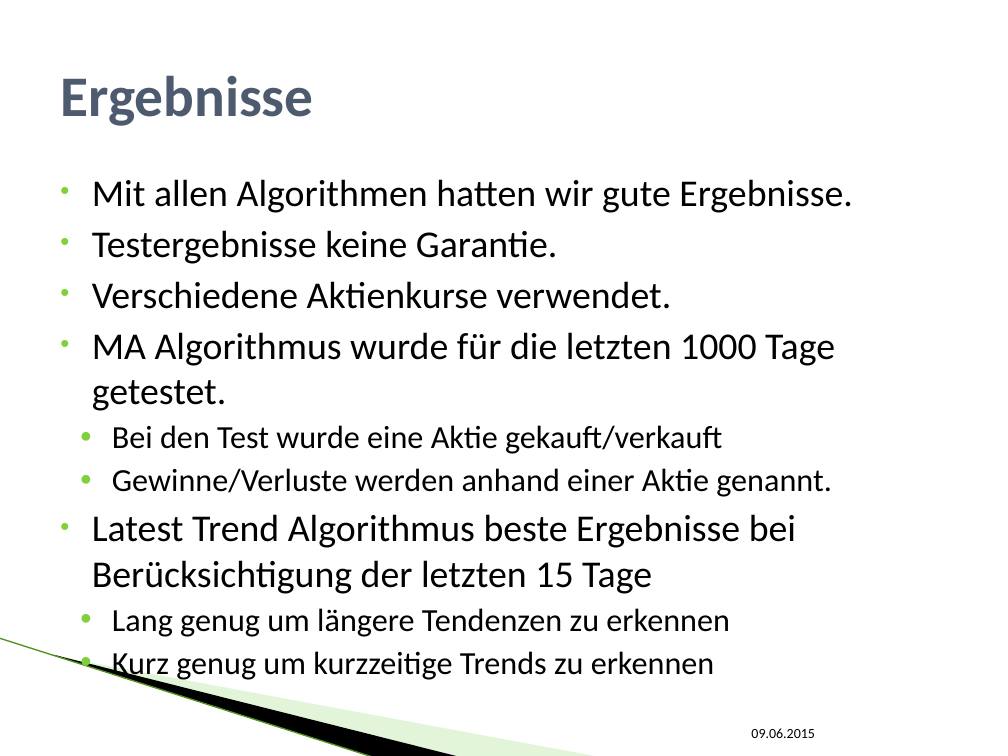
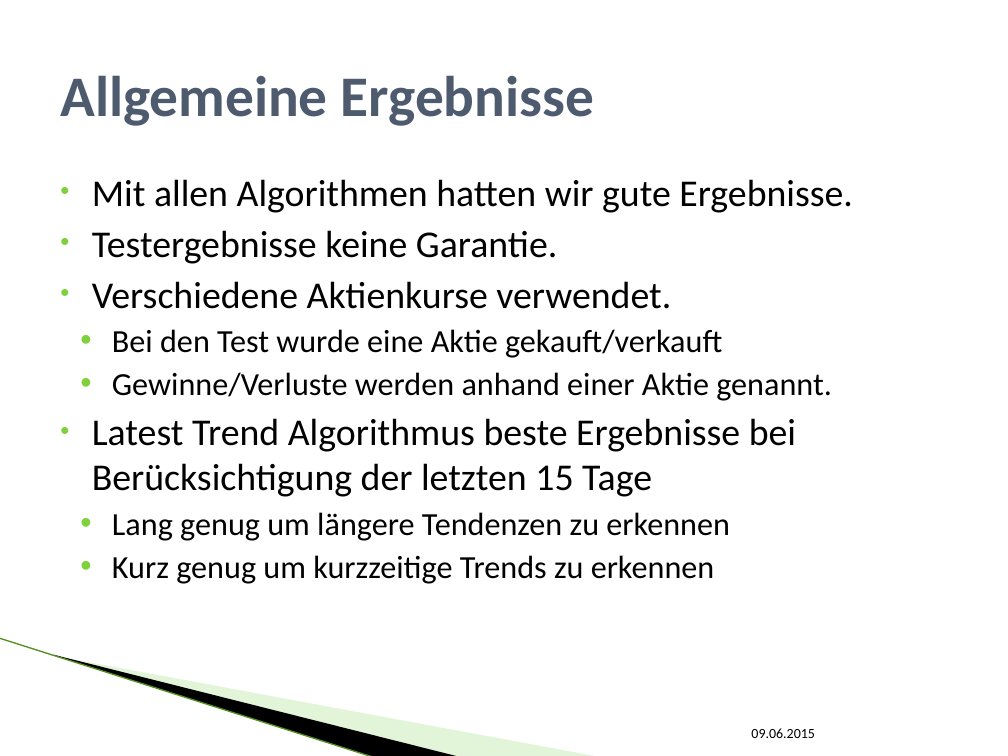
Before and after one commit to SEPSkyware6MM/StockForecast, a slide deck: slide 16 of ALR_Vortrag.pptx (slide 12 before the commit). Drawn at 1008x756 pixels with LibreOffice and Linux fonts; fonts in the diff are those of the drawing; background and template pictures are left out. Boxes give left, top, right and bottom in pixels: in the first picture for what was removed or moved away, otherwise in the second. Text is boxed around its words. In the diff, an @@ line names an element or a change of style, - is before the commit and + after.

```diff
--- a/ALR_Vortrag.pptx
+++ b/ALR_Vortrag.pptx
@@ title at [60,75,594,126]: text changed @@
-Ergebnisse
+Allgemeine Ergebnisse
@@ text at [92,332,835,411]: paragraph removed @@
-• MA Algorithmus wurde für die letzten 1000 Tage getestet.
```
Also in this commit, not shown: 4 other slides changed.
